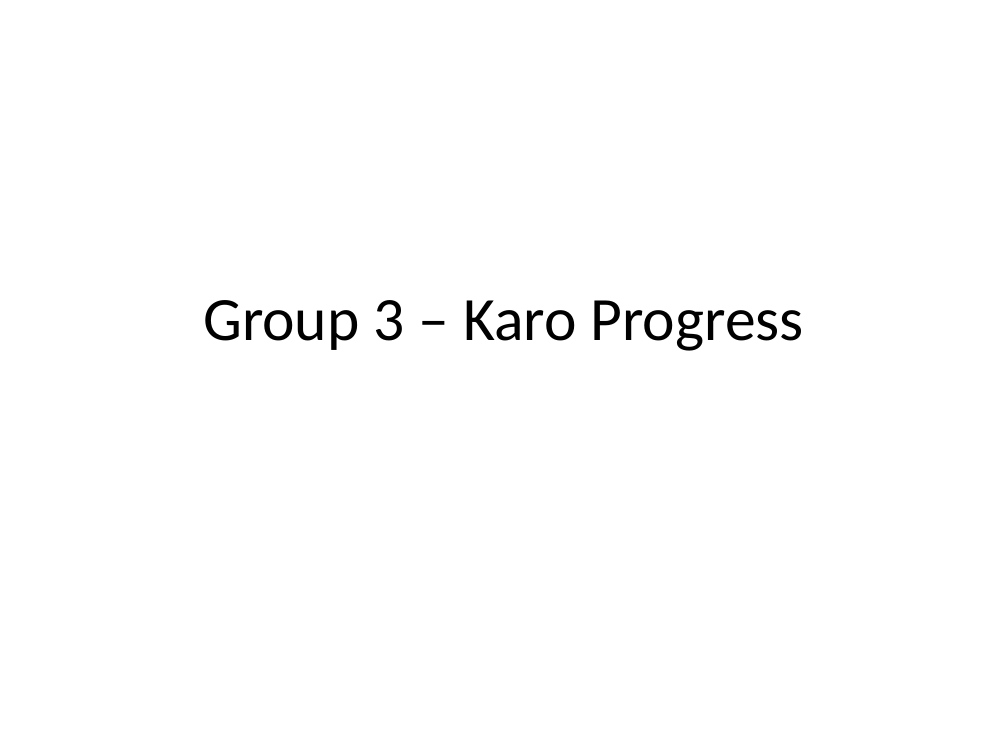
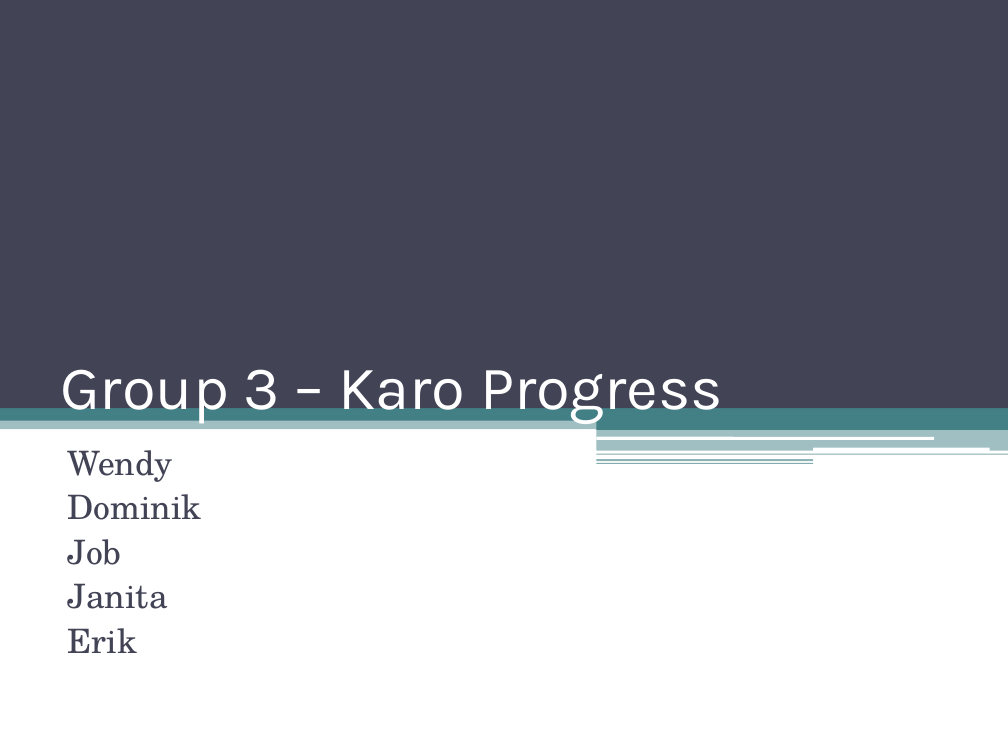
Before and after one commit to IAmWaseem/windespacman, a slide deck: slide 1 of Group 3 – Karo Progress.pptx. Drawn at 1008x756 pixels with LibreOffice and Linux fonts; fonts in the diff are those of the drawing. Boxes give left, top, right and bottom in pixels: in the first picture for what was removed or moved away, otherwise in the second. Text is boxed around its words. In the diff, an @@ line names an element or a change of style, - is before the commit and + after.

```diff
--- a/Group 3 – Karo Progress.pptx
+++ b/Group 3 – Karo Progress.pptx
@@ rectangle added at <box>0,0,1008,408</box>, fill #424456 @@
@@ title "Group 3 – Karo Progress": place and size @@
-title "Group 3 – Karo Progress" at <box>203,300,804,351</box>
+title "Group 3 – Karo Progress" at <box>60,369,723,424</box>
@@ title "Group 3 – Karo Progress" at <box>60,369,723,424</box>: font Calibri to Karla, text colour #000000 to #FFFFFF; alignment centre to left; vertical alignment middle to bottom @@
@@ rectangle added at <box>0,402,1008,429</box>, fill #438086 at 50% opacity @@
@@ rectangle added at <box>0,405,1008,420</box>, fill #438086 @@
@@ rectangle added at <box>707,401,1008,428</box>, fill #438086 @@
@@ rectangle added at <box>597,420,1008,430</box>, fill #438086 @@
@@ rectangle added at <box>597,429,1008,451</box>, fill #438086 at 50% opacity @@
@@ rounded rectangle added at <box>597,436,934,439</box>, fill #FFFFFF @@
@@ rounded rectangle added at <box>813,448,990,452</box>, fill #FFFFFF @@
@@ subtitle added at <box>67,450,201,653</box>, 24 pt, text #424456 @@
+Wendy
+Dominik
+Job
+Janita
+Erik
@@ rectangle added at <box>597,454,1008,455</box>, fill #438086 at 65% opacity @@
@@ rectangle added at <box>597,459,813,461</box>, fill #438086 at 60% opacity @@
@@ rectangle added at <box>597,463,813,464</box>, fill #438086 at 65% opacity @@
```
Also in this commit, not shown: 3 other slides changed, 1 slide added, 1 slide removed.
